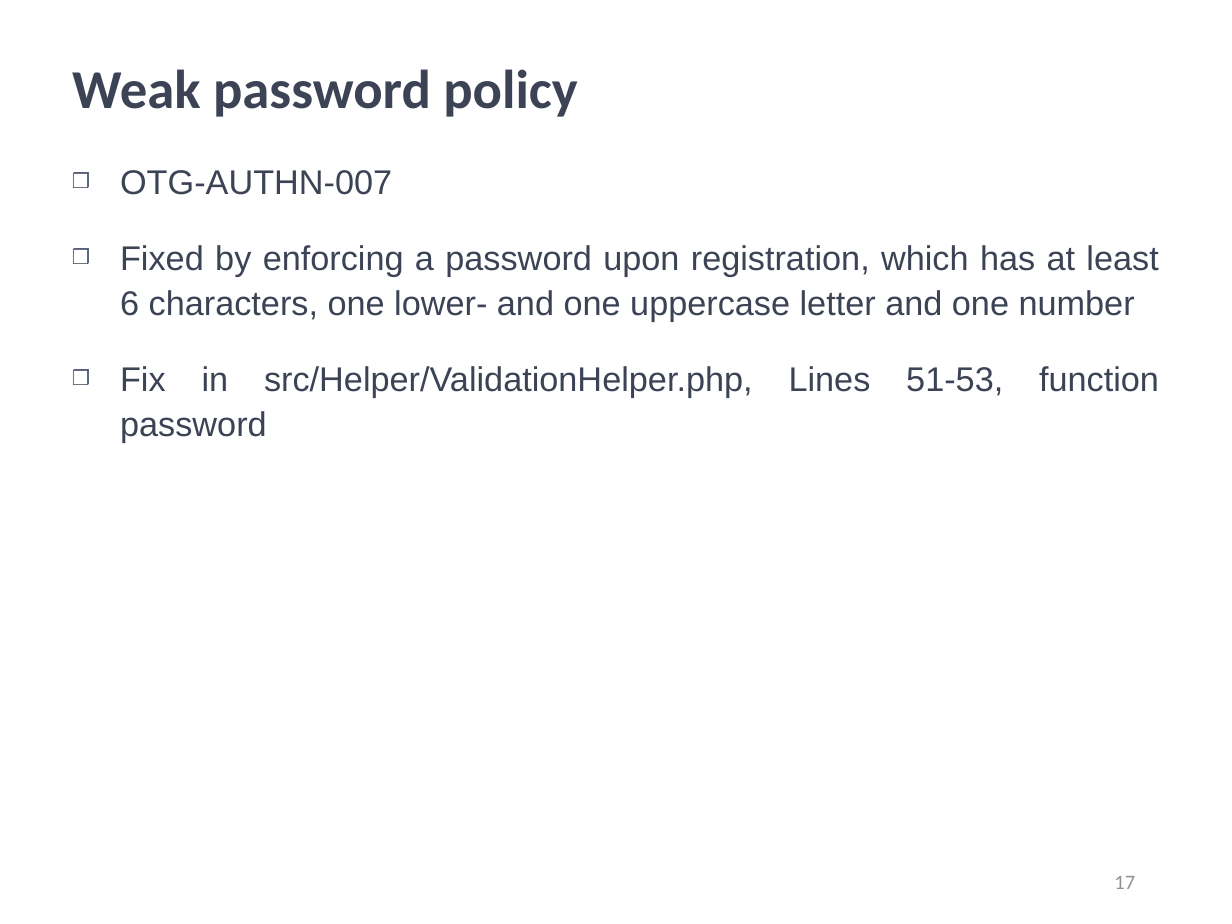
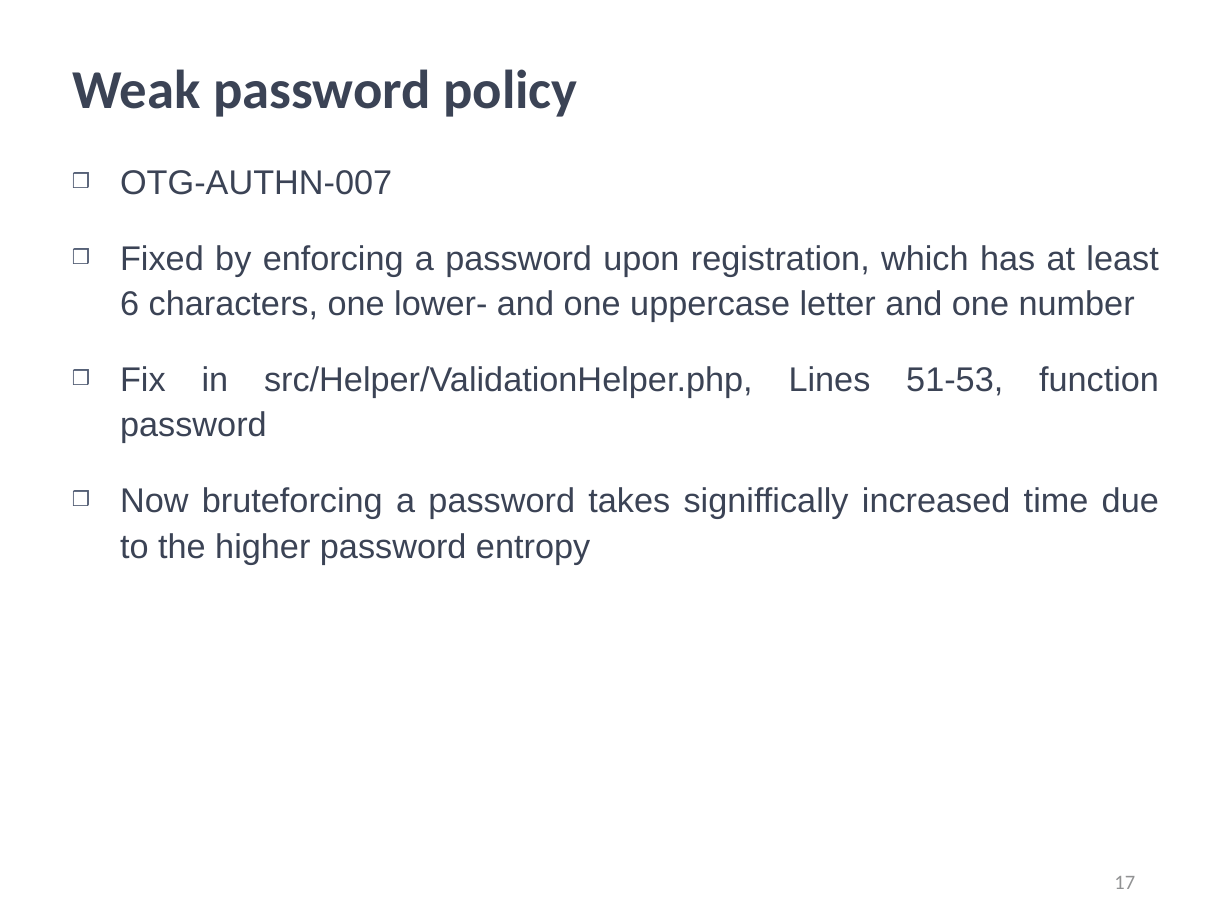
Before and after one commit to kwuerl/secure-coding-team-8, a slide deck: slide 17 of presentations/Phase3.ppt. Drawn at 1232x924 pixels with LibreOffice and Linux fonts; fonts in the diff are those of the drawing; background and template pictures are left out. Boxes give left, top, right and bottom in pixels: in the first picture for what was removed or moved away, otherwise in the second. Text is boxed around its words. In the diff, an @@ line names an element or a change of style, - is before the commit and + after.

```diff
--- a/presentations/Phase3.ppt
+++ b/presentations/Phase3.ppt
@@ text at [120,487,1159,564]: paragraph added @@
+❒ Now bruteforcing a password takes signiffically increased time due to the higher password entropy
```
Also in this commit, not shown: 9 other slides changed.
